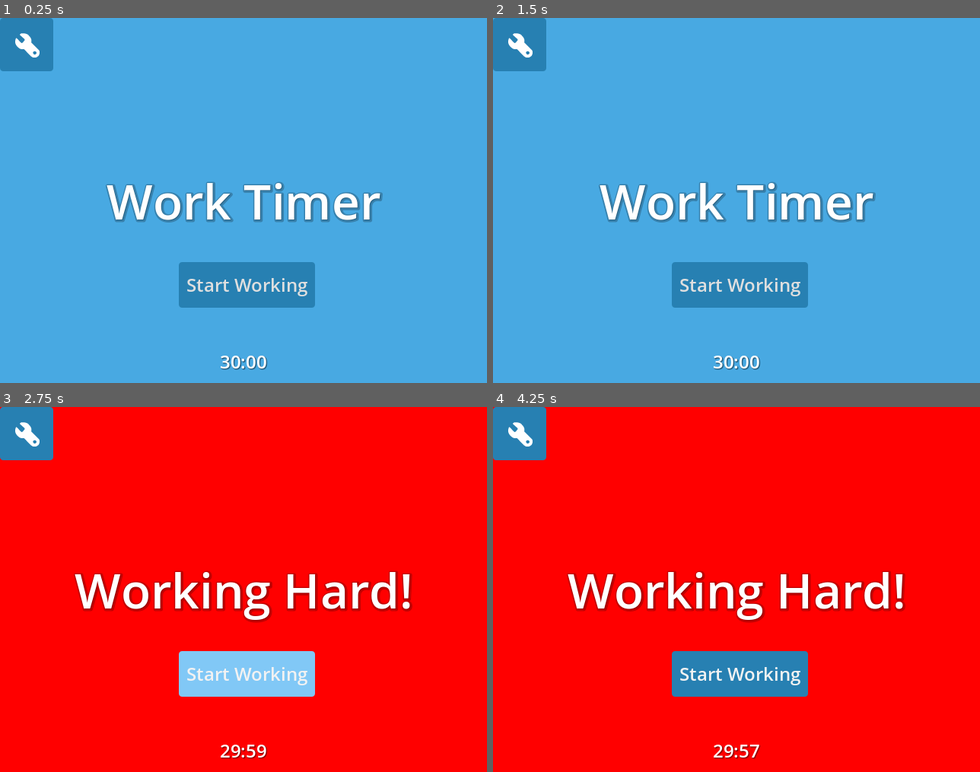
Above: before the commit, frames 1-4 (two rows, left to right).
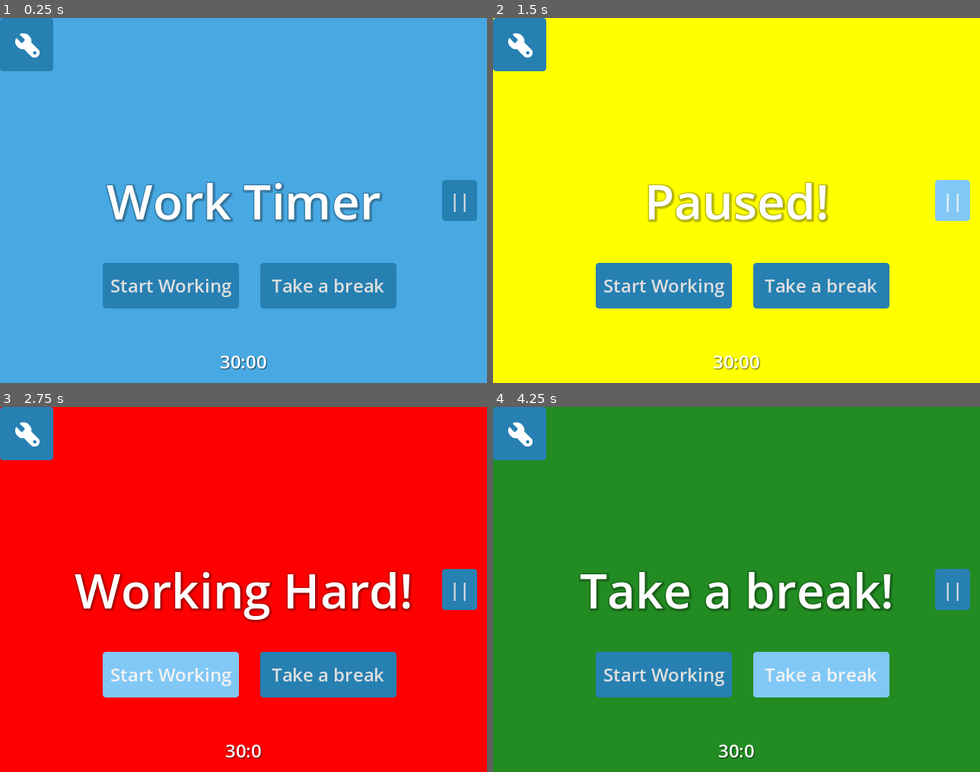
Above: after the commit, the same moments.

Repository: ForlornU/Gomodoro
Game: Godot game, scene res://MainScene.tscn
The game is run twice, just before and just after one commit, with the same random seed, the same clock (stepped at 60 frames per second) and the same inputs.
Inputs (mouse positions are in pixels of both pictures, inside the frame that each line leads up to):
- Up to frame 1 (0.25 s): no input
- Up to frame 2 (1.5 s): click (819, 284) at 0.5 s, where only the run after the commit has a clickable "Take a break"; click (950, 200) at 1.25 s, where only the run after the commit has a clickable "||"
- Up to frame 3 (2.75 s): click "Start Working" at 2 s
- Up to frame 4 (4.25 s): click "Start Working" at 2.75 s; click (819, 673) at 3.5 s, where only the run after the commit has a clickable "Take a break"

The runs differ from the first frame. In frame 1, 5.9% of the frame differs, in the area x 21-98%, y 44-80%; in frame 2, 96%; in frame 3, 7.4%; in frame 4, 96%, in the area x 0-100%, y 0-100%.

Commit message:
State switching

Diff:
--- a/MainScene.tscn
+++ b/MainScene.tscn
@@ -41,21 +41,37 @@
 label_settings = ExtResource("1_x06a6")
 horizontal_alignment = 1
 
-[node name="StartButton" type="Button" parent="ColorRect"]
+[node name="WorkButton" type="Button" parent="ColorRect"]
 layout_mode = 1
 anchors_preset = 8
 anchor_left = 0.5
 anchor_top = 0.5
 anchor_right = 0.5
 anchor_bottom = 0.5
-offset_left = -58.0
-offset_top = 91.0
-offset_right = 67.0
-offset_bottom = 131.0
+offset_left = -175.0
+offset_top = 92.0
+offset_right = -16.0
+offset_bottom = 132.0
 grow_horizontal = 2
 grow_vertical = 2
 theme = ExtResource("3_pm7a3")
 text = "Start Working"
+
+[node name="BreakButton" type="Button" parent="ColorRect"]
+layout_mode = 1
+anchors_preset = 8
+anchor_left = 0.5
+anchor_top = 0.5
+anchor_right = 0.5
+anchor_bottom = 0.5
+offset_left = 32.0
+offset_top = 92.0
+offset_right = 191.0
+offset_bottom = 132.0
+grow_horizontal = 2
+grow_vertical = 2
+theme = ExtResource("3_pm7a3")
+text = "Take a break"
 
 [node name="TimerLabel" type="Label" parent="ColorRect"]
 layout_mode = 1
@@ -83,6 +99,7 @@
 icon = ExtResource("4_fogco")
 
 [node name="SettingsPanel" type="Panel" parent="ColorRect"]
+visible = false
 layout_mode = 1
 anchors_preset = 8
 anchor_left = 0.5
@@ -137,10 +154,28 @@
 text = "Time (minutes)"
 label_settings = ExtResource("3_f5d3i")
 
+[node name="PauseButton" type="Button" parent="ColorRect"]
+layout_mode = 1
+anchors_preset = 6
+anchor_left = 1.0
+anchor_top = 0.5
+anchor_right = 1.0
+anchor_bottom = 0.5
+offset_left = -49.0
+offset_top = -17.0
+offset_right = -23.0
+offset_bottom = 17.0
+grow_horizontal = 0
+grow_vertical = 2
+theme = ExtResource("3_pm7a3")
+text = "||"
+
 [node name="Timer" type="Timer" parent="."]
 
-[connection signal="pressed" from="ColorRect/StartButton" to="." method="_button_pressed"]
+[connection signal="pressed" from="ColorRect/WorkButton" to="." method="_button_pressed"]
+[connection signal="pressed" from="ColorRect/BreakButton" to="." method="_take_break_button"]
 [connection signal="pressed" from="ColorRect/SettingsButton" to="." method="_on_settings_button_pressed"]
 [connection signal="toggled" from="ColorRect/SettingsPanel/CheckButton" to="." method="_always_on_top_toggle"]
 [connection signal="value_changed" from="ColorRect/SettingsPanel/SpinBox" to="." method="_on_timevalue_changed"]
+[connection signal="pressed" from="ColorRect/PauseButton" to="." method="_on_pause"]
 [connection signal="timeout" from="Timer" to="." method="_on_timer_timeout"]
--- a/Scripts/ButtonLogic.gd
+++ b/Scripts/ButtonLogic.gd
@@ -2,6 +2,7 @@
 
 enum State {WORK, BREAK, PAUSED}
 var current_state : State
+var previous_state : State
 var timer_active = false
 
 @onready var status_label: Label = $ColorRect/MainLabel
@@ -11,6 +12,7 @@
 @onready var button: Button = $ColorRect/StartButton
 @onready var settings_panel: Panel = $ColorRect/SettingsPanel
 @onready var check_button: CheckButton = $ColorRect/SettingsPanel/CheckButton
+@onready var pause_button: Button = $ColorRect/PauseButton
 
 func _ready() -> void:
 	current_state = State.PAUSED
@@ -25,22 +27,23 @@
 	if(!timer.is_stopped()):
 		timer_label.text = str(minutes) + ":" + str(seconds)
 
-func _button_pressed() -> void:
-	if(timer.is_stopped()): #This only happens at start, otherwise its just paused
-		timer.start()
-		current_state = State.WORK
-	switch_state()
+func switch_state(state : State):
+	if(current_state == state):
+		print("Same state")
+		pass
 
-func switch_state():
-	if(current_state == State.WORK):
-		color_rect.color = Color.RED
-		status_label.text = "Working Hard!"
-	elif(current_state == State.BREAK):
-		color_rect.color = Color.FOREST_GREEN
-		status_label.text = "Take a break!"
-	else:
-		color_rect.color = Color.YELLOW
-		status_label.text = "Paused!"
+	previous_state = current_state
+	match state:
+		State.WORK:
+			color_rect.color = Color.RED
+			status_label.text = "Working Hard!"
+		State.BREAK:
+			color_rect.color = Color.FOREST_GREEN
+			status_label.text = "Take a break!"
+		State.PAUSED:
+			color_rect.color = Color.YELLOW
+			status_label.text = "Paused!"
+	current_state = state
 
 func _on_timer_timeout() -> void:
 	_button_pressed()
@@ -50,9 +53,23 @@
 
 func _always_on_top_toggle(toggled_on: bool) -> void:
 	get_window().always_on_top = toggled_on
-	#ProjectSettings.set_setting("display/window/size/always_on_top", toggled_on)
 
 func _on_timevalue_changed(value: float) -> void:
 	print("value changed, float")
 	timer.wait_time = 60*value
 	timer_label.text = str(timer.wait_time)
+
+func _on_pause() -> void:
+	timer.paused = !timer.paused
+	if(timer.paused == false):
+		switch_state(previous_state)
+	else:
+		switch_state(State.PAUSED)
+
+func _button_pressed() -> void:
+	if(timer.is_stopped()): #This only happens at start, otherwise its just paused
+		timer.start()
+	switch_state(State.WORK)
+
+func _take_break_button() -> void:
+	switch_state(State.BREAK)
